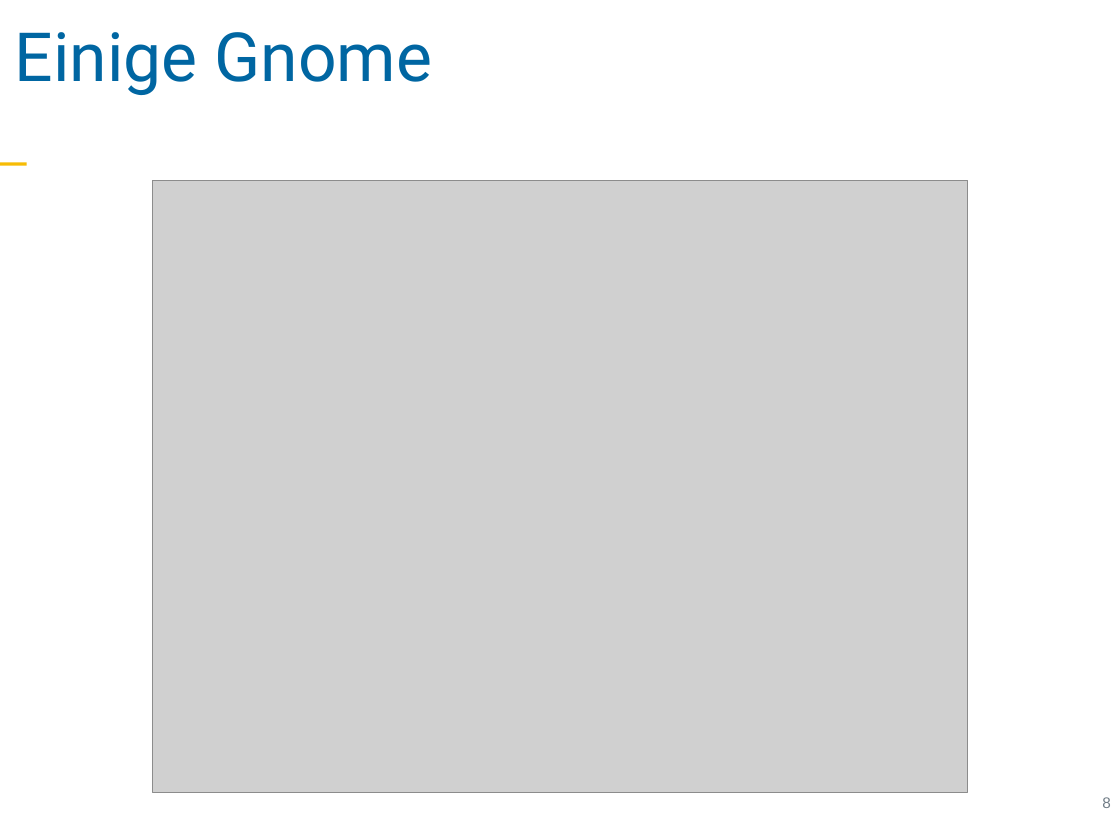
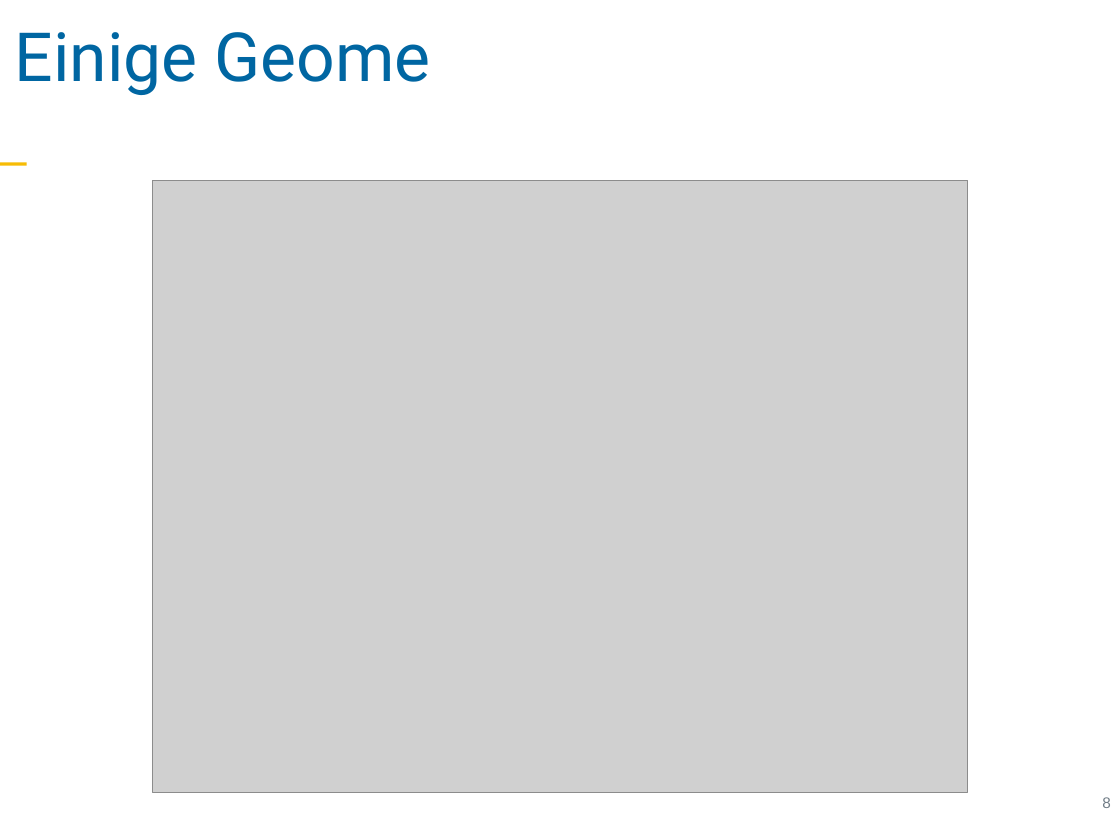
Before and after one commit to sebastiansauer/vorhersagemodellierung, a slide deck: slide 8 of Skript-Folien/QM1-Thema08.pptx. Drawn at 1120x840 pixels with LibreOffice and Linux fonts; fonts in the diff are those of the drawing; grey boxes stand for pictures. Boxes give left, top, right and bottom in pixels: in the first picture for what was removed or moved away, otherwise in the second. Text is boxed around its words. In the diff, an @@ line names an element or a change of style, - is before the commit and + after.

```diff
--- a/Skript-Folien/QM1-Thema08.pptx
+++ b/Skript-Folien/QM1-Thema08.pptx
@@ text at [15, 32, 430, 95]: text changed @@
-Einige Gnome
+Einige Geome
```
Also in this commit, not shown: 1 other slide changed, 1 other file.
